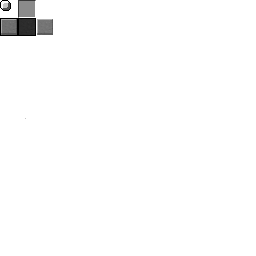
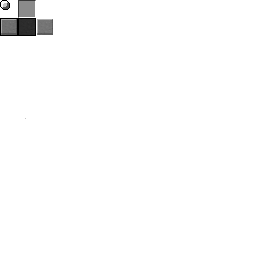
Before/after of a 256×256 layered artwork. What changed in the layer stack:
painted on "Layer 8(pasted)" over [0, 0, 11, 11]
painted on "Layer 1" over [0, 0, 11, 11]
